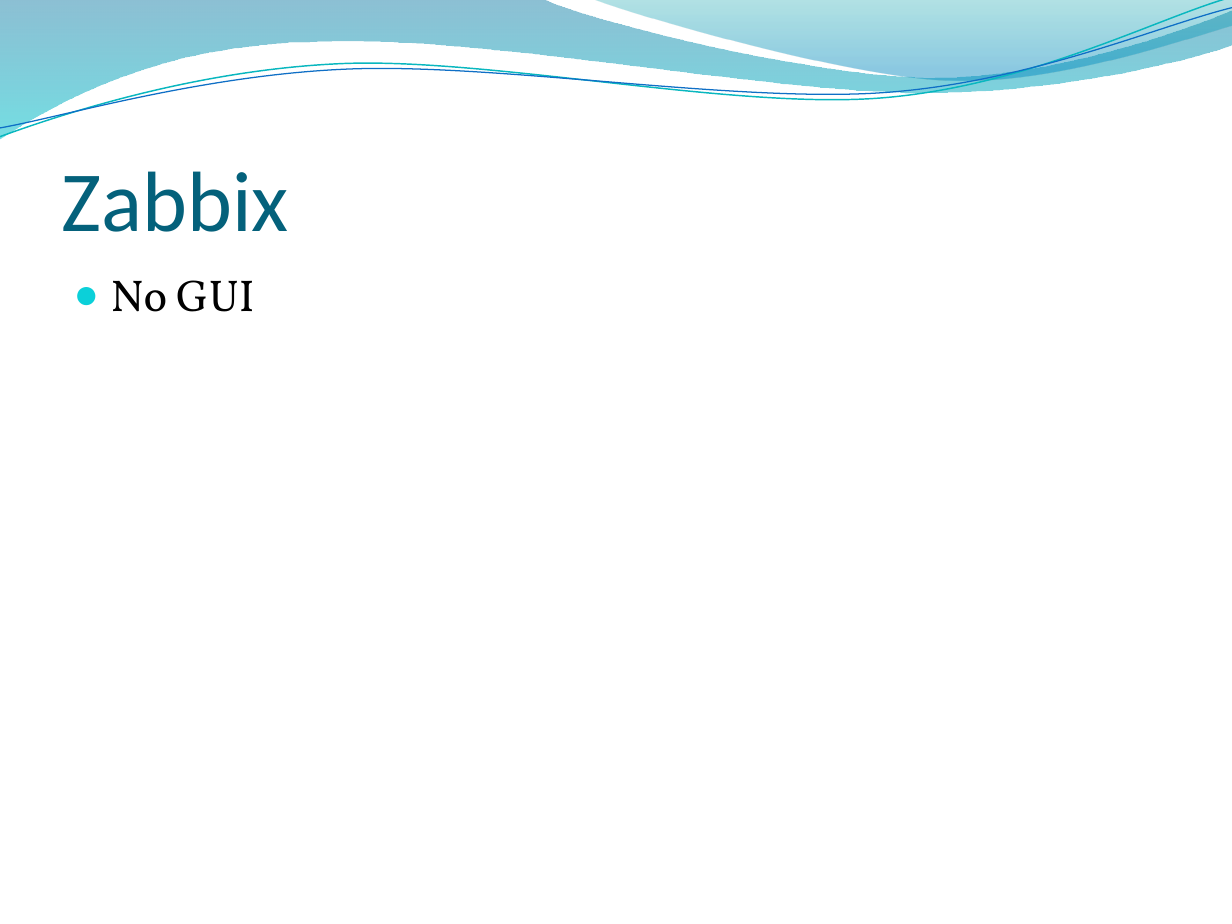
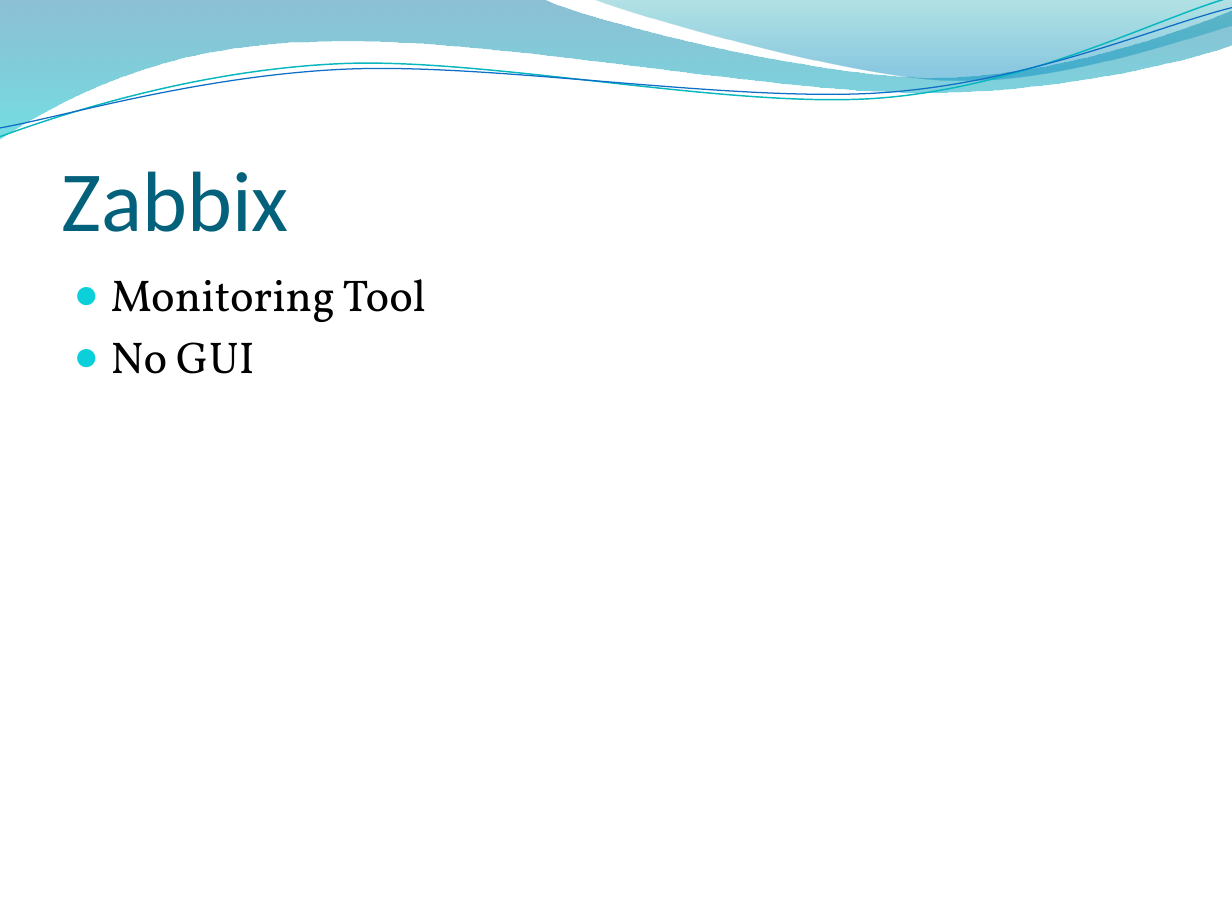
Before and after one commit to Brad94/Team2CIProject, a slide deck: slide 29 of Presentation.pptx (slide 25 before the commit). Drawn at 1232x924 pixels with LibreOffice and Linux fonts; fonts in the diff are those of the drawing; background and template pictures are left out. Boxes give left, top, right and bottom in pixels: in the first picture for what was removed or moved away, otherwise in the second. Text is boxed around its words. In the diff, an @@ line names an element or a change of style, - is before the commit and + after.

```diff
--- a/Presentation.pptx
+++ b/Presentation.pptx
@@ text at (x1=111, y1=279, x2=426, y2=322): paragraph added @@
+● Monitoring Tool
```
Also in this commit, not shown: 8 other slides changed, 5 slides added.
